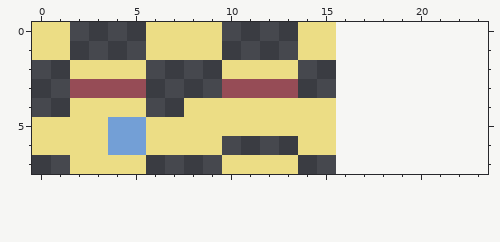
Pixel-art sprite: images/virus-yellow.png. That is the earlier state.
The file is 16x8 pixels. The old version is drawn lined up with the new one, on the new canvas.
The result:
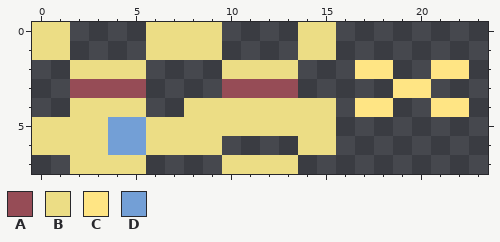
Palette (. is transparent): A #964c56  B #ecdd85  C #ffe584  D #739fd6
Diff:
canvas 16x8 -> 24x8
@@ x 15..23 @@
 1 B........
-2 .........
-3 .........
-4 B........
+2 ..CC..CC.
+3 ....CC...
+4 B.CC..CC.
 5 B........
Changed places in both pictures, as pixel boxes (x1, y1, x2, y2):
added: (355, 60, 469, 117)
